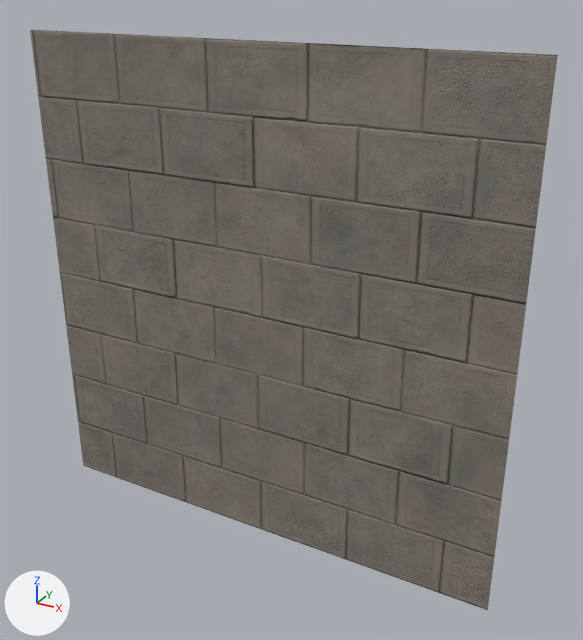
An edit to the Blender file DungeonGame/res/models/tiles/wall.blend, drawn before and after from the same camera.
One viewpoint serves both versions: a camera (50 mm lens) standing at (0.744, -0.711, 1.114) and looking at (0.064, 0.524, 0.496). The lights are fixed; the arrows at lower left show +X, +Y and +Z.
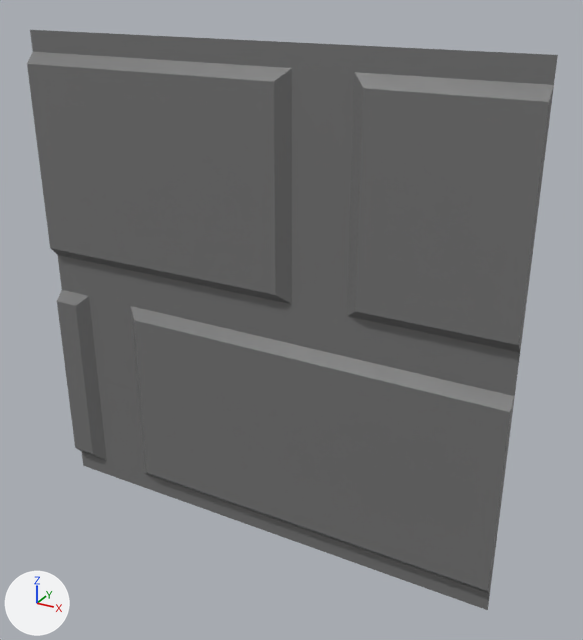
Location of each change, (x1, y1, x2, y2) in pixels of the pictures (583 x 640 px):
'Plane.002', shown: after (27, 52, 554, 593)
'Plane.001', unchanged, covered by the edit: (30, 30, 558, 610) in both

Patch to the scene script:
```diff
--- a/DungeonGame/res/models/tiles/wall.blend.py
+++ b/DungeonGame/res/models/tiles/wall.blend.py
@@ ob_plane_002 @@
 ob_plane_002.location = (0.0, 0.0, 0.0)
-ob_plane_002.hide_set(True)
```
